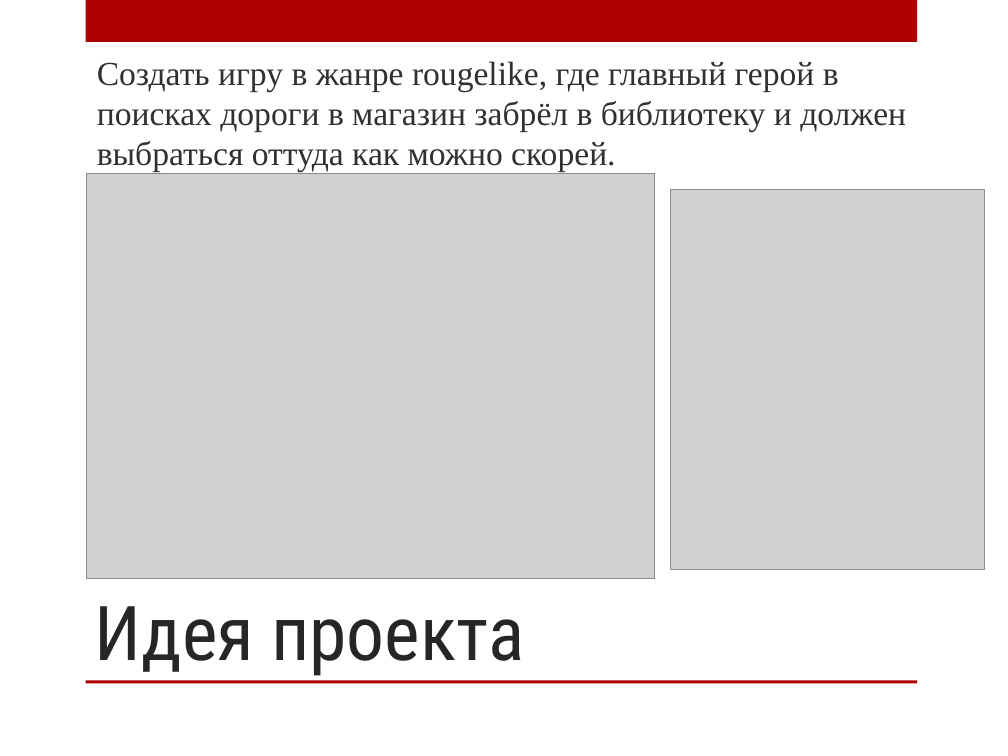
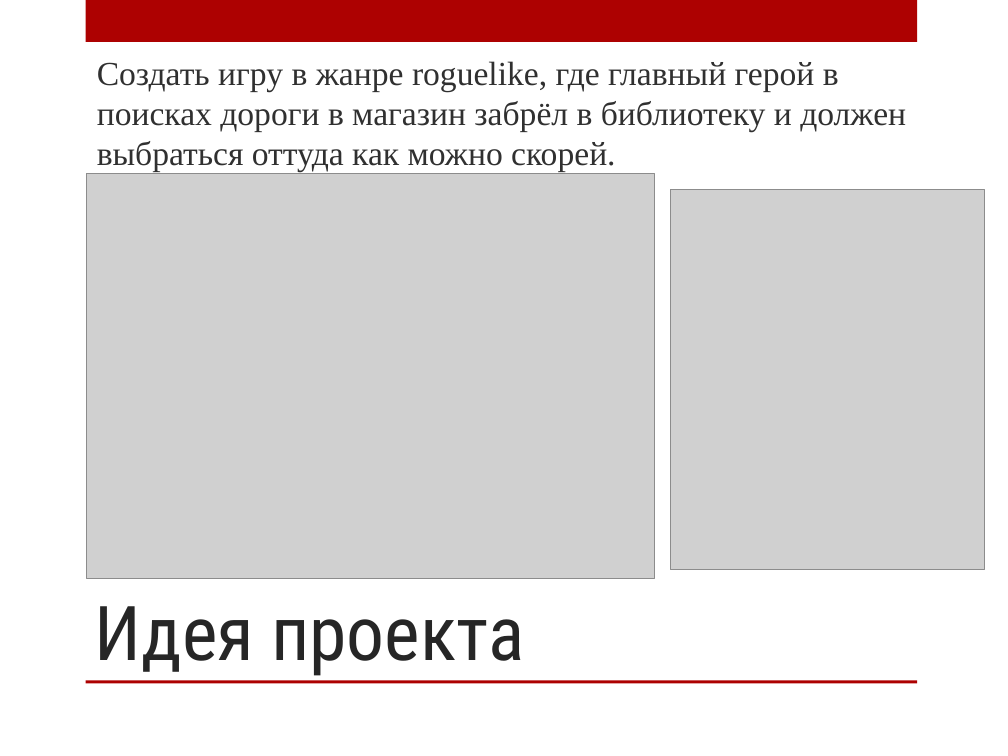
Before and after one commit to Freedom715/Game_Punks_not_ded, a slide deck: slide 2 of Punks not ded! Презентация.pptx. Drawn at 1008x756 pixels with LibreOffice and Linux fonts; fonts in the diff are those of the drawing; grey boxes stand for pictures; background and template pictures are left out. Boxes give left, top, right and bottom in pixels: in the first picture for what was removed or moved away, otherwise in the second. Text is boxed around its words. In the diff, an @@ line names an element or a change of style, - is before the commit and + after.

```diff
--- a/Punks not ded! Презентация.pptx
+++ b/Punks not ded! Презентация.pptx
@@ text at (x1=97, y1=61, x2=906, y2=172): text changed @@
-Создать игру в жанре rougelike, где главный герой в поисках дороги в магазин забрёл в библиотеку и должен выбраться оттуда как можно скорей.
+Создать игру в жанре roguelike, где главный герой в поисках дороги в магазин забрёл в библиотеку и должен выбраться оттуда как можно скорей.
```
Also in this commit, not shown: 4 other slides changed, 2 other files.
